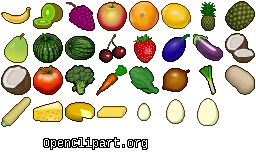
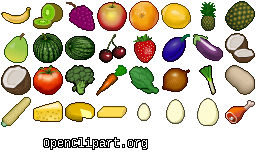
Layered file, before and after one edit (256x160). Changes by layer:
added layer "ham" in group "meat" over [225, 100, 255, 124]
